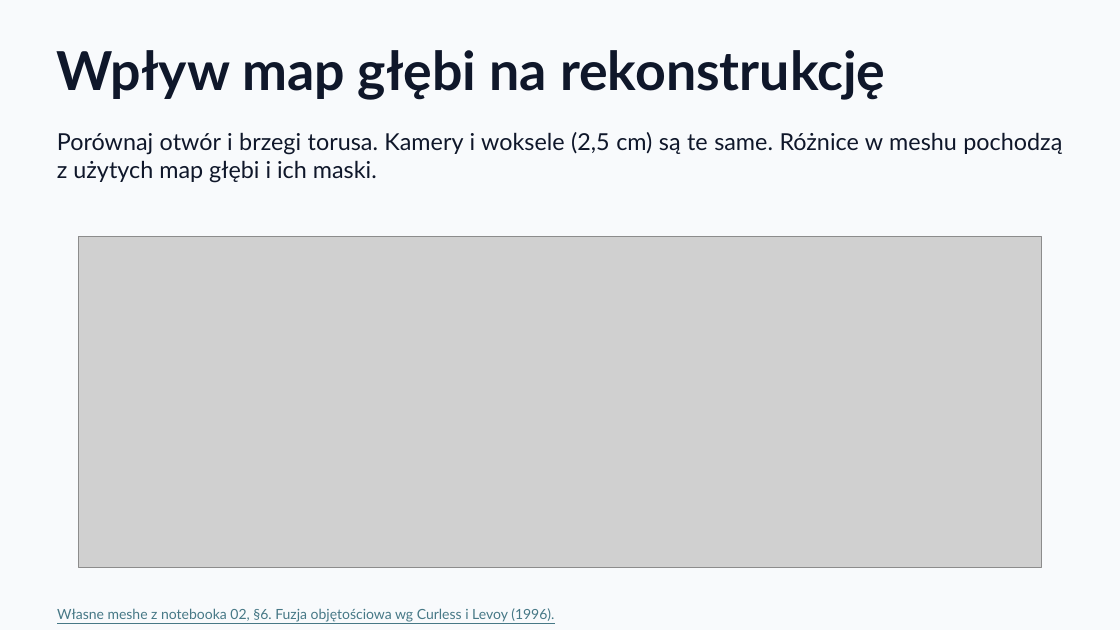
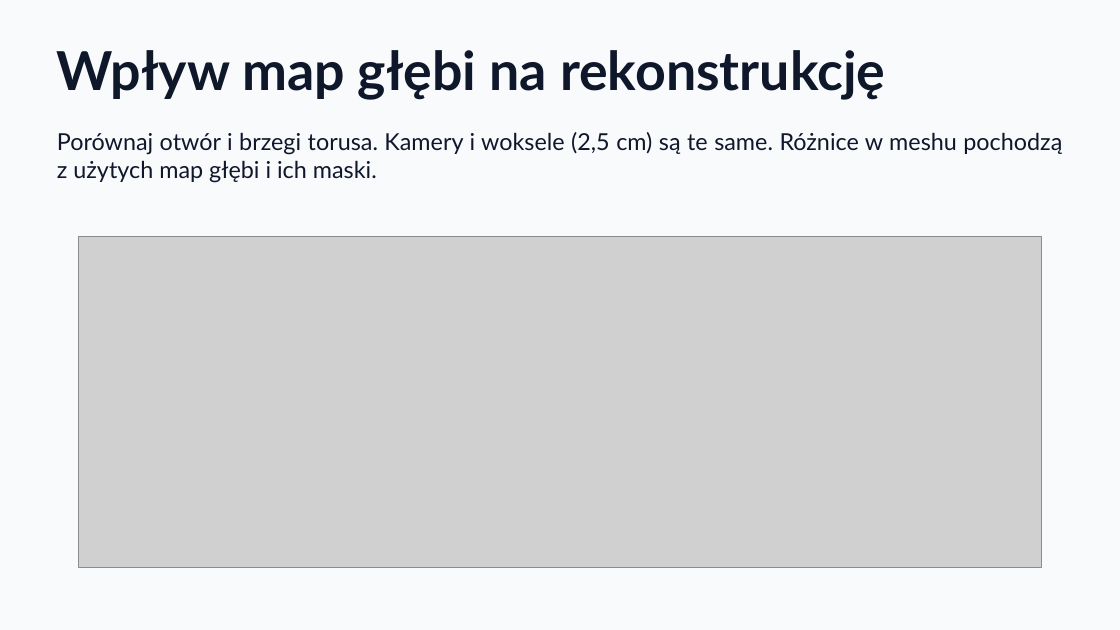
Before and after one commit to KajetanOzog/lab_6, a slide deck: slide 40 of prezentacja.pptx. Drawn at 1120x630 pixels with LibreOffice and Linux fonts; fonts in the diff are those of the drawing; grey boxes stand for pictures. Boxes give left, top, right and bottom in pixels: in the first picture for what was removed or moved away, otherwise in the second. Text is boxed around its words. In the diff, an @@ line names an element or a change of style, - is before the commit and + after.

```diff
--- a/prezentacja.pptx
+++ b/prezentacja.pptx
@@ text removed at bbox=[57, 608, 554, 622] @@
-Własne meshe z notebooka 02, §6. Fuzja objętościowa wg Curless i Levoy (1996).
```
Also in this commit, not shown: 15 other slides changed, 2 other files.
